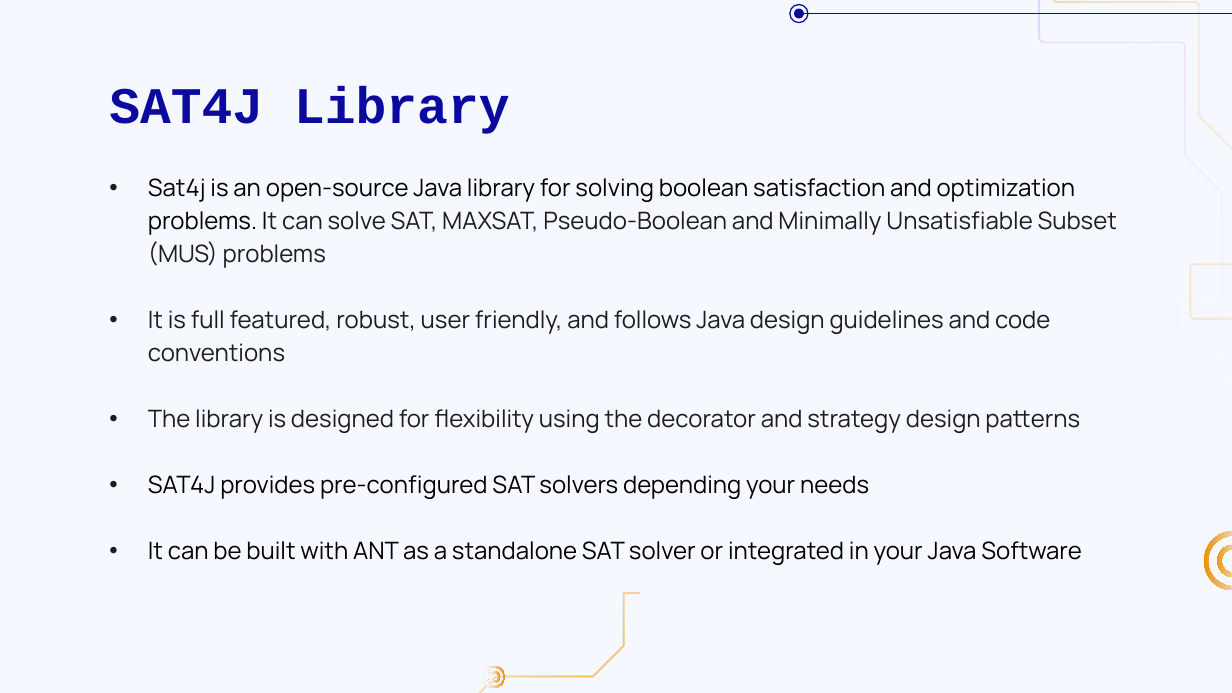
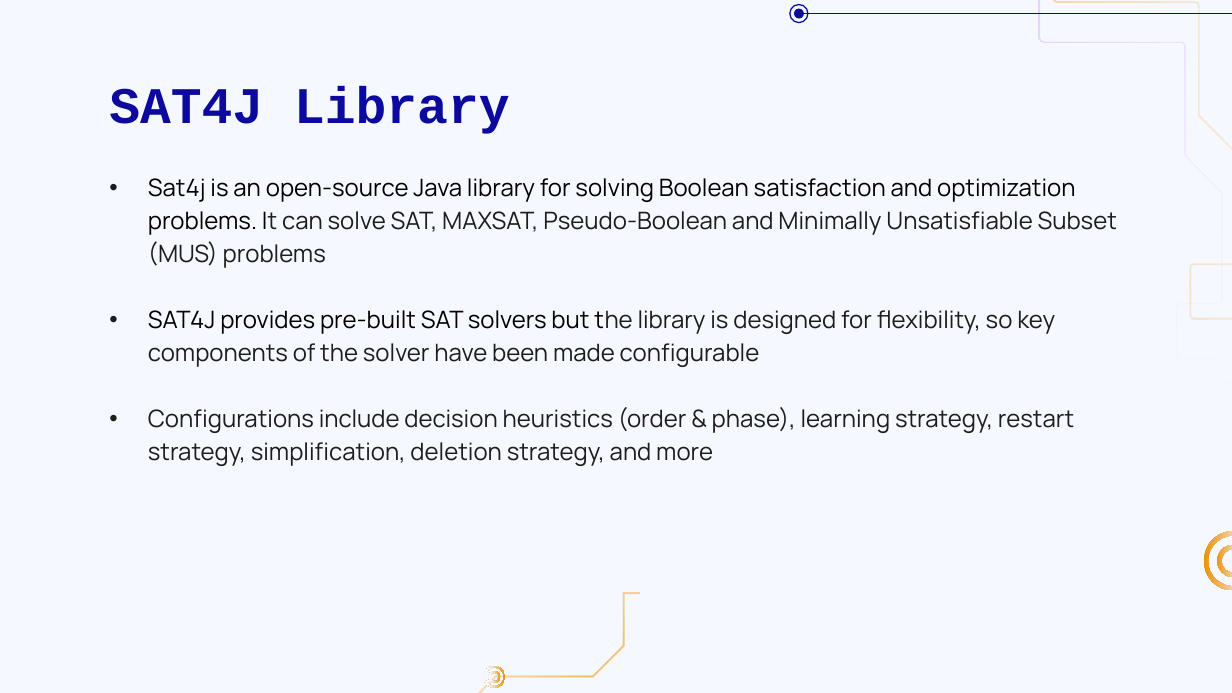
Before and after one commit to Irisi99/SAT4J-API-Fuzzing, a slide deck: slide 4 of Slides.pptx (slide 6 before the commit). Drawn at 1232x693 pixels with LibreOffice and Linux fonts; fonts in the diff are those of the drawing; background and template pictures are left out. Boxes give left, top, right and bottom in pixels: in the first picture for what was removed or moved away, otherwise in the second. Text is boxed around its words. In the diff, an @@ line names an element or a change of style, - is before the commit and + after.

```diff
--- a/Slides.pptx
+++ b/Slides.pptx
@@ subtitle at [148, 178, 1117, 466]: text changed @@
-• Sat4j is an open-source Java library for solving boolean satisfaction and optimization problems. It can solve SAT, MAXSAT, Pseudo-Boolean and Minimally Unsatisfiable Subset (MUS) problems
-• It is full featured, robust, user friendly, and follows Java design guidelines and code conventions
-• The library is designed for flexibility using the decorator and strategy design patterns
-• SAT4J provides pre-configured SAT solvers depending your needs
-• It can be built with ANT as a standalone SAT solver or integrated in your Java Software
+• Sat4j is an open-source Java library for solving Boolean satisfaction and optimization problems. It can solve SAT, MAXSAT, Pseudo-Boolean and Minimally Unsatisfiable Subset (MUS) problems
+• SAT4J provides pre-built SAT solvers but the library is designed for flexibility, so key components of the solver have been made configurable
+• Configurations include decision heuristics (order & phase), learning strategy, restart strategy, simplification, deletion strategy, and more
```
Also in this commit, not shown: 15 other slides changed, 14 slides added, 5 slides removed.
